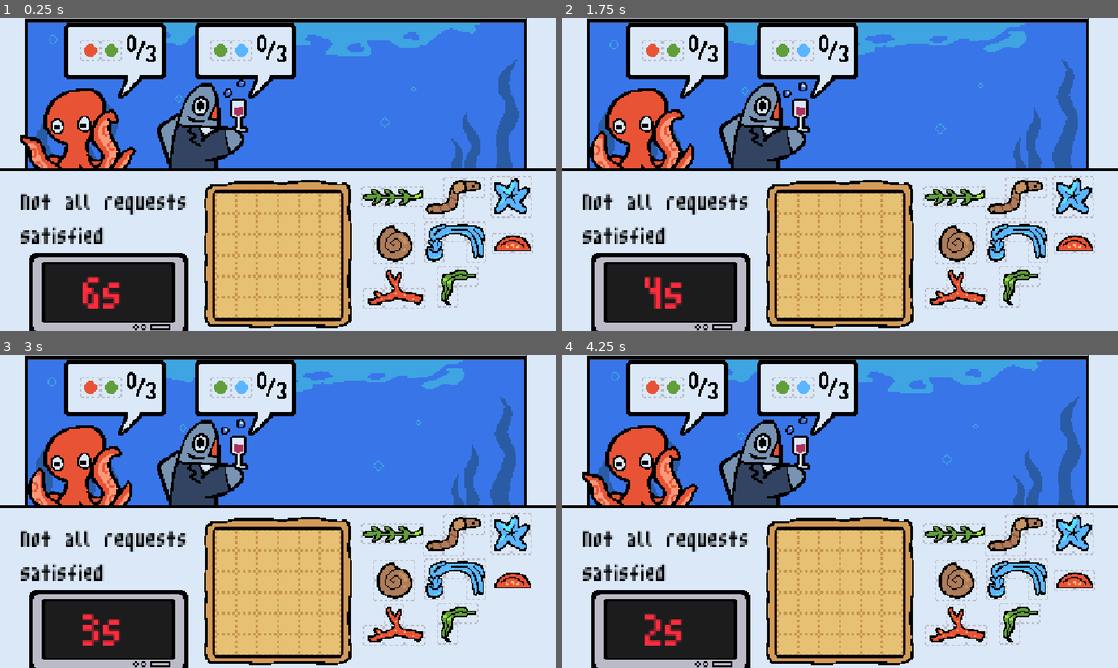
Above: before the commit, frames 1-4 (two rows, left to right).
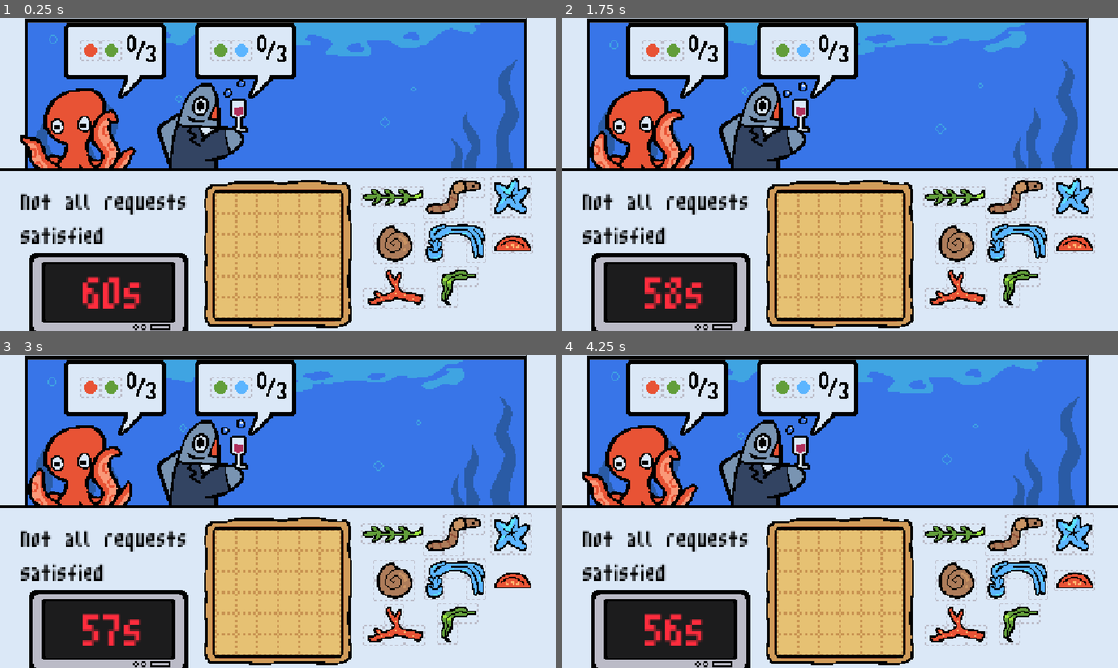
Above: after the commit, the same moments.

Repository: pavenpaven/gamejam-2026
Game: Godot game, scene res://Scenes/game.tscn
Two runs of this game, one before a commit and one after it. Both use one fixed random seed, a clock stepped at 60 frames per second and the inputs below.
Inputs (mouse positions are in pixels of both pictures, inside the frame that each line leads up to):
- Up to frame 1 (0.25 s): no input
- Up to frame 2 (1.75 s): tap Enter at 0.5 s; move the mouse to (1062, 187) at 0.52 s; tap R at 0.6, 1.35 s; click (1062, 187) at 0.67 s; tap Space at 1.25 s; move the mouse to (995, 230) at 1.27 s; click (995, 230) at 1.42 s
- Up to frame 3 (3 s): move the mouse to (455, 524) at 2.02 s; tap R at 2.1, 2.85 s; click (455, 524) at 2.17 s; move the mouse to (500, 580) at 2.77 s; click (500, 580) at 2.92 s
- Up to frame 4 (4.25 s): move the mouse to (1006, 614) at 3.52 s; tap R at 3.6 s; click (1006, 614) at 3.67 s

The runs differ from the first frame. In frame 1, 0.3% of the frame differs, in the area x 18-26%, y 82-93%; in frame 2, 0.5%; in frame 3, 0.5%; in frame 4, 0.6%, in the area x 14-26%, y 82-93%.

Commit message:
stupid editor

Diff:
--- a/Scripts/game.gd
+++ b/Scripts/game.gd
@@ -17,7 +17,7 @@
 var characters = []
 var challange
 
-var timer_length = 6
+var timer_length = 60
 var round_num    = 0
 
 # Called when the node enters the scene tree for the first time.
